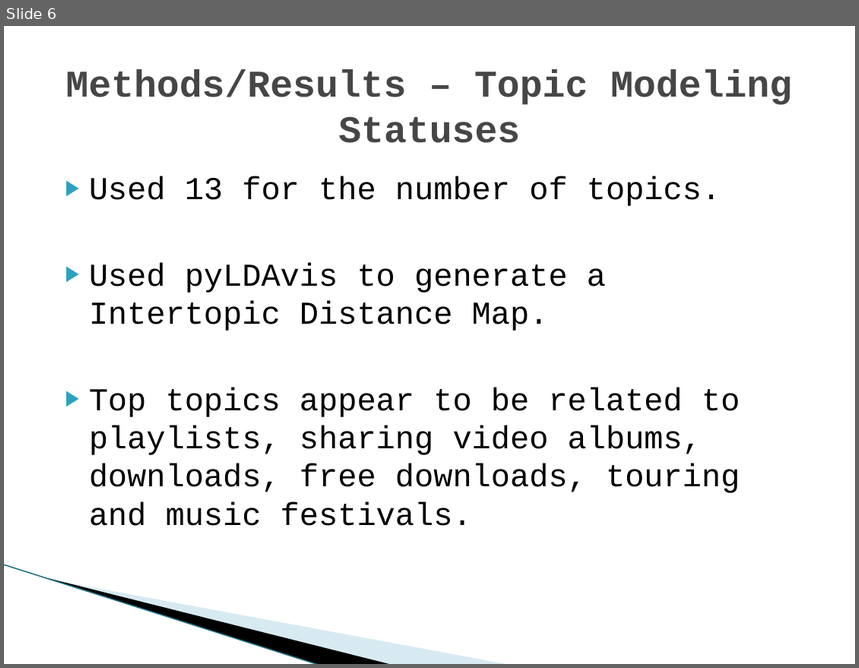
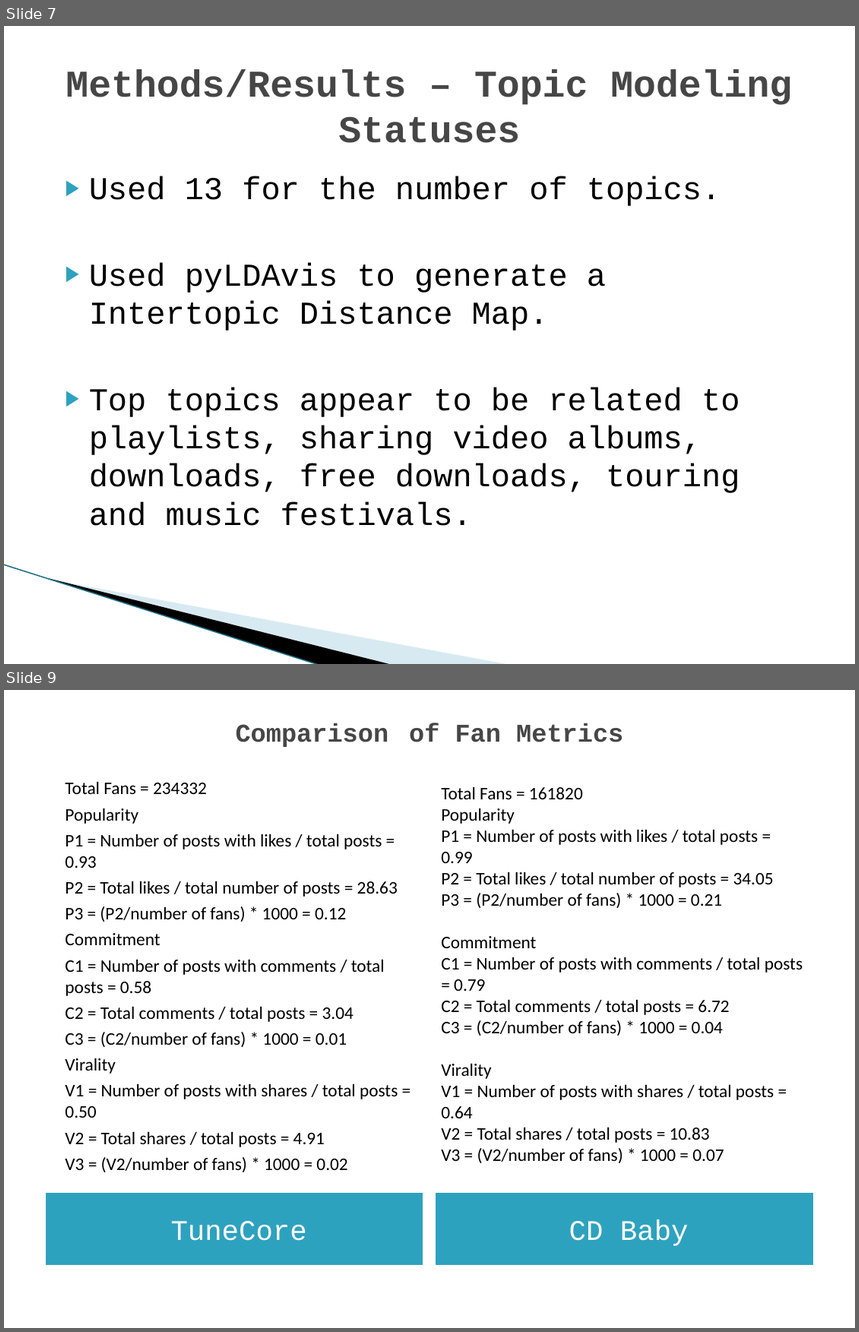
Before and after one commit to dmrod01/musicdistrotrends, a slide deck: Rodriguez_M_Final_Presentation.pptx. Shown one above the other, each under a label of ours: slide 6 before the commit, slides 7 and 9 after it; the slides between them are not shown. The pictures are 859x668 and 859x1332 pixels, drawn with LibreOffice and Linux fonts; fonts in the diff are those of the drawing; background and template pictures are left out. Boxes give left, top, right and bottom in pixels: in the first picture for what was removed or moved away, otherwise in the second. Text is boxed around its words. In the diff, an @@ line names an element or a change of style, - is before the commit and + after.

```diff
--- a/Rodriguez_M_Final_Presentation.pptx
+++ b/Rodriguez_M_Final_Presentation.pptx
@@ slide 9 added at (4,690,855,1328), background picture (left out) @@
@@ title added at (236,723,623,747), 21.6 pt, text #464646, bold @@
+Comparison of Fan Metrics
@@ text added at (65,781,398,1173), 15 pt, text #000000 @@
+Total Fans = 234332
+Popularity
+P1 = Number of posts with likes / total posts = 0.93
+P2 = Total likes / total number of posts = 28.63
+P3 = (P2/number of fans) * 1000 = 0.12
+Commitment
+C1 = Number of posts with comments / total posts = 0.58
+C2 = Total comments / total posts = 3.04
+C3 = (C2/number of fans) * 1000 = 0.01
+Virality
+V1 = Number of posts with shares / total posts = 0.50
+V2 = Total shares / total posts = 4.91
+V3 = (V2/number of fans) * 1000 = 0.02
@@ text added at (441,787,803,1163), 15 pt, text #000000 @@
+Total Fans = 161820
+Popularity
+P1 = Number of posts with likes / total posts = 0.99
+P2 = Total likes / total number of posts = 34.05
+P3 = (P2/number of fans) * 1000 = 0.21
+Commitment
+C1 = Number of posts with comments / total posts = 0.79
+C2 = Total comments / total posts = 6.72
+C3 = (C2/number of fans) * 1000 = 0.04
+Virality
+V1 = Number of posts with shares / total posts = 0.64
+V2 = Total shares / total posts = 10.83
+V3 = (V2/number of fans) * 1000 = 0.07
@@ text added at (47,1194,423,1265), fill #2DA2BF, outline #2DA2BF 0.76 pt, 24 pt, text #FFFFFF @@
+TuneCore
@@ text added at (436,1194,813,1265), fill #2DA2BF, outline #2DA2BF 0.76 pt, 24 pt, text #FFFFFF @@
+CD Baby
@@ what was slide 6 is now slide 7 @@
```
Also in this commit, not shown: 9 slides changed, 1 other slide added.
